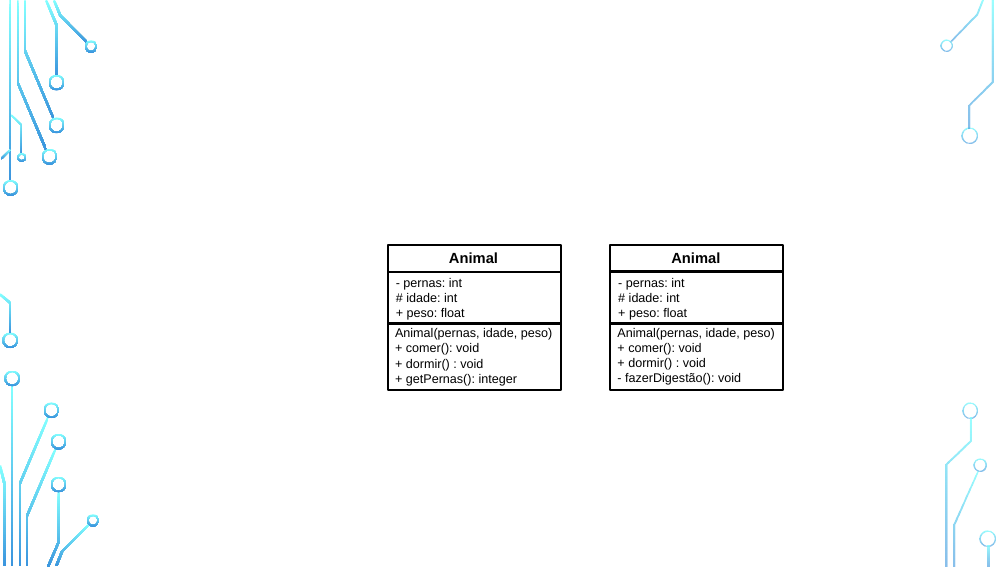
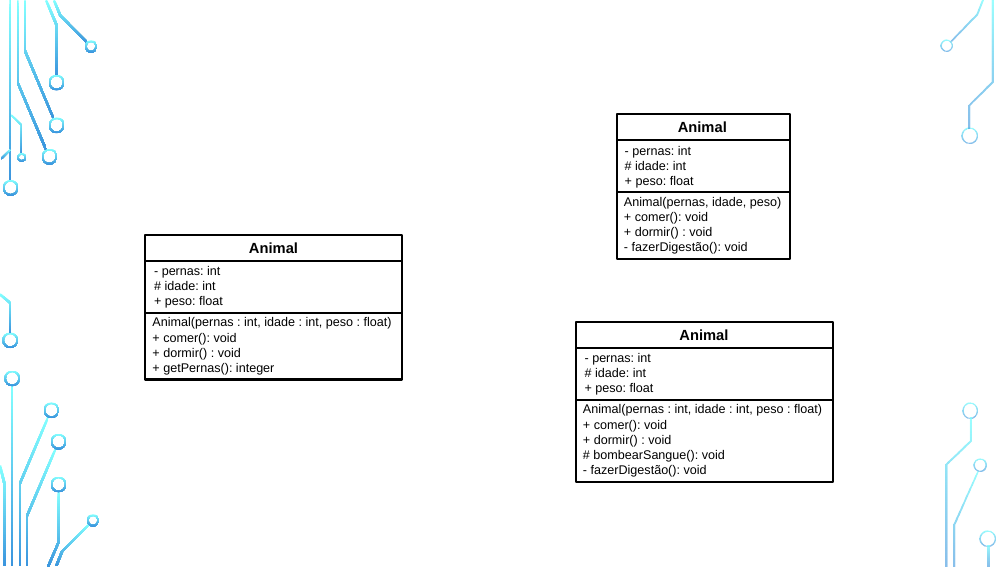
Before and after one commit to zz4fap/python-programming, a slide deck: slide 37 of figures/C126_figures.pptx. Drawn at 1008x567 pixels with LibreOffice and Linux fonts; fonts in the diff are those of the drawing; background and template pictures are left out. Boxes give left, top, right and bottom in pixels: in the first picture for what was removed or moved away, otherwise in the second. Text is boxed around its words. In the diff, an @@ line names an element or a change of style, - is before the commit and + after.

```diff
--- a/figures/C126_figures.pptx
+++ b/figures/C126_figures.pptx
@@ 3 texts, 2 lines, 1 rectangle: place and size @@
-3 texts, 2 lines, 1 rectangle at [610, 245, 784, 390]
+3 texts, 2 lines, 1 rectangle at [617, 114, 790, 259]
@@ text "Animal": place and size @@
-text "Animal" at [449, 252, 498, 263]
+text "Animal" at [249, 242, 298, 253]
@@ rectangle: place and size @@
-rectangle at [388, 246, 561, 391]
+rectangle at [145, 234, 402, 380]
@@ line moved from (389, 271) - (562, 271) to (146, 261) - (402, 261) @@
@@ text "- pernas: int": place and size @@
-text "- pernas: int" at [403, 278, 465, 320]
+text "- pernas: int" at [162, 266, 223, 308]
@@ text "Animal(pernas : int, idade : ...": place and size @@
-text "Animal(pernas : int, idade : ..." at [395, 328, 552, 386]
+text "Animal(pernas : int, idade : ..." at [152, 317, 392, 375]
@@ line moved from (389, 324) - (562, 324) to (146, 313) - (402, 313) @@
@@ text at [152, 317, 392, 329]: text changed @@
-Animal(pernas, idade, peso)
+Animal(pernas : int, idade : int, peso : float)
@@ group added at [576, 321, 833, 482]: 3 texts, 2 lines, 1 rectangle @@
+Animal
+- pernas: int
+# idade: int
++ peso: float
+Animal(pernas : int, idade : int, peso : float)
++ comer(): void
++ dormir() : void
+# bombearSangue(): void
+- fazerDigestão(): void
```
Also in this commit, not shown: 1 other slide changed, 1 slide added, 8 other files.
